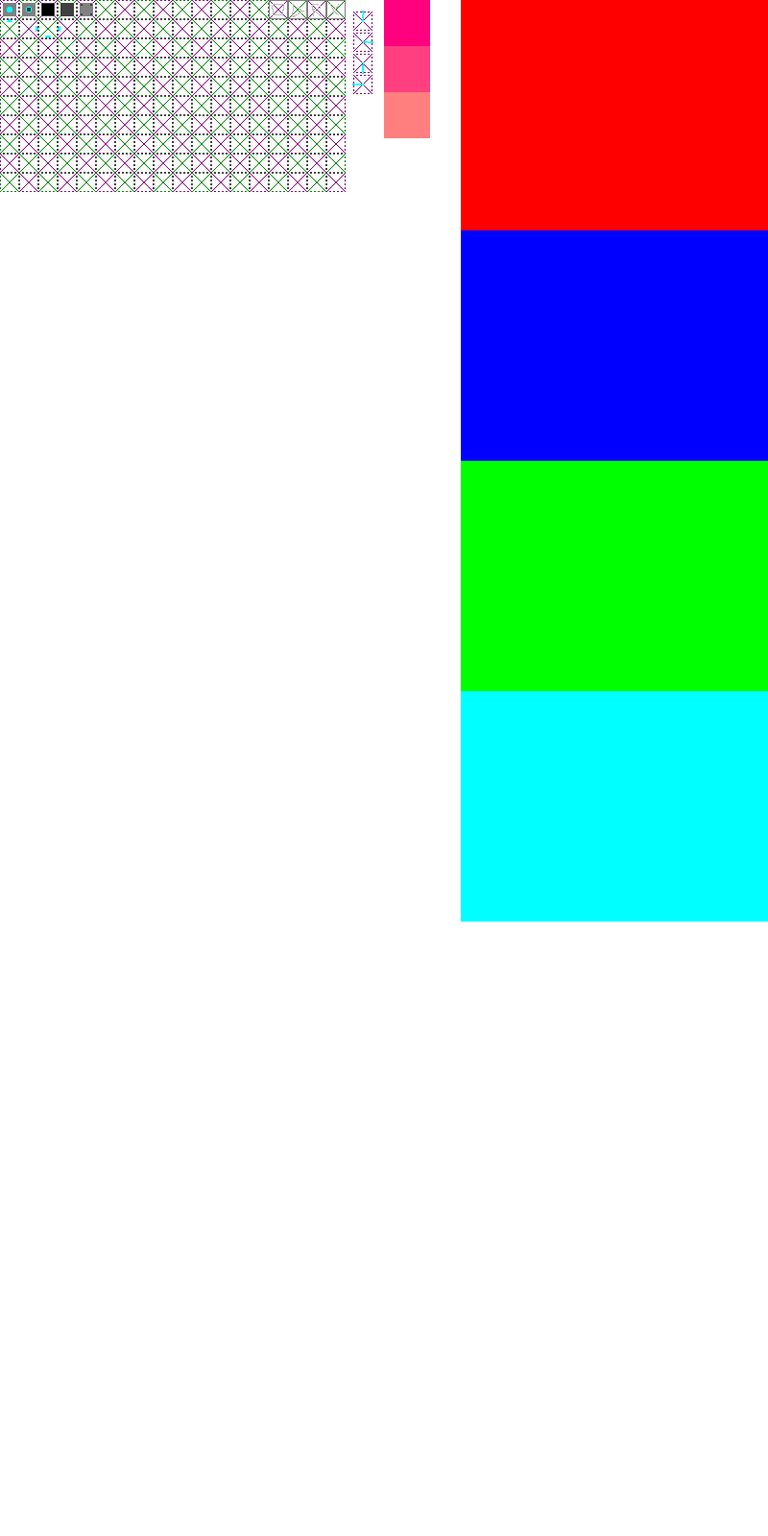
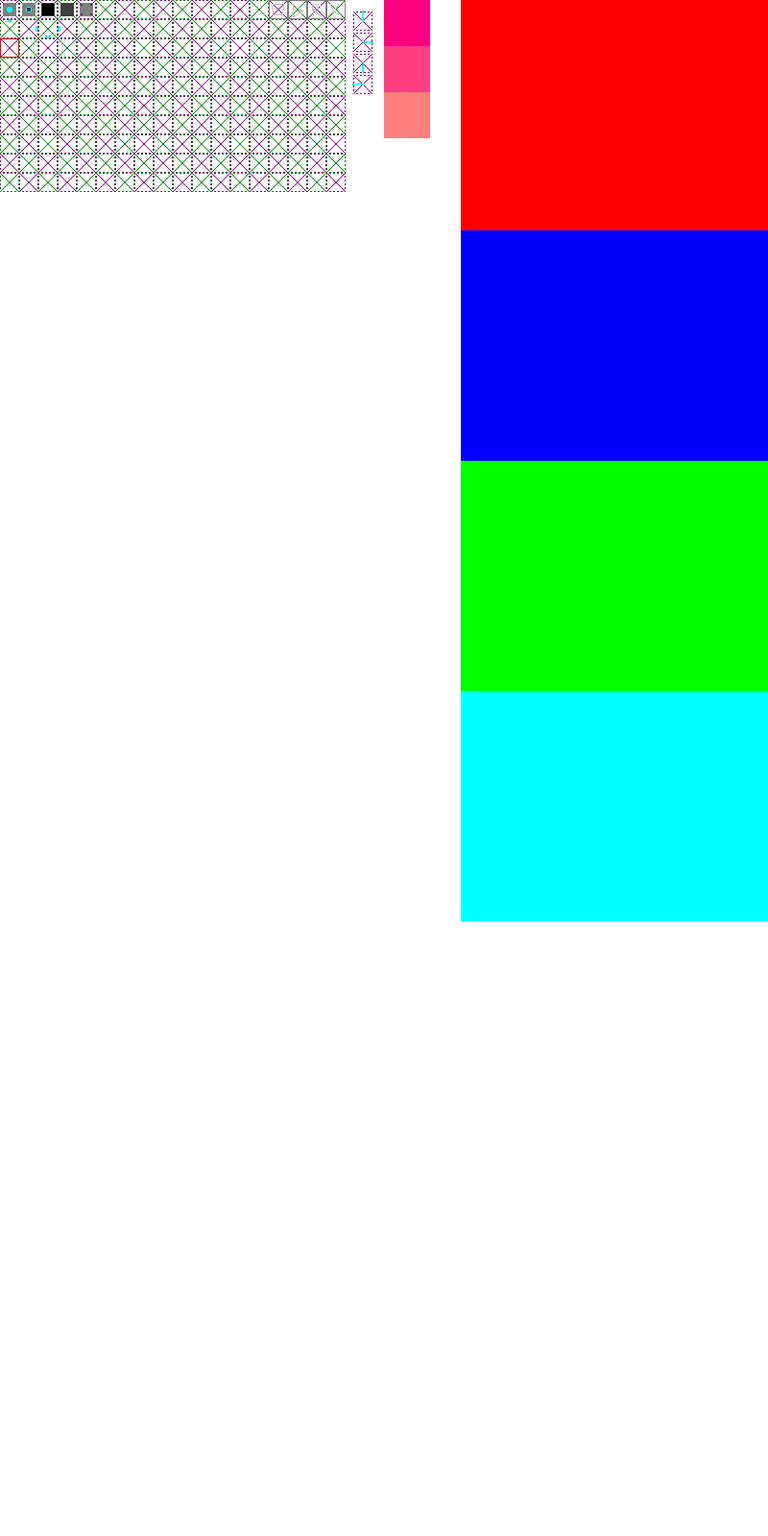
Layered file, before and after one edit (768×1536). Changes by layer:
painted on "stuff" over box(0, 38, 20, 58)
